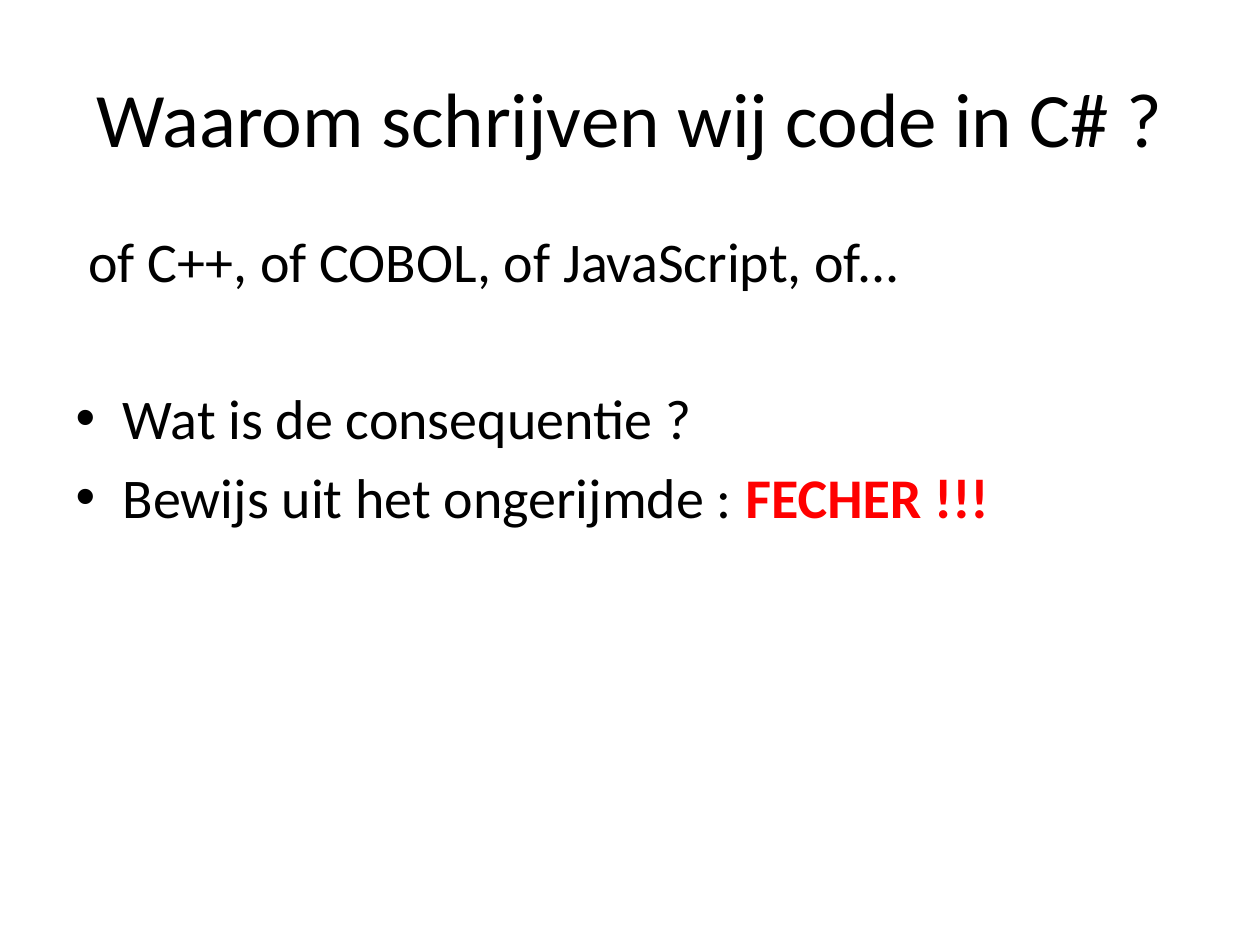
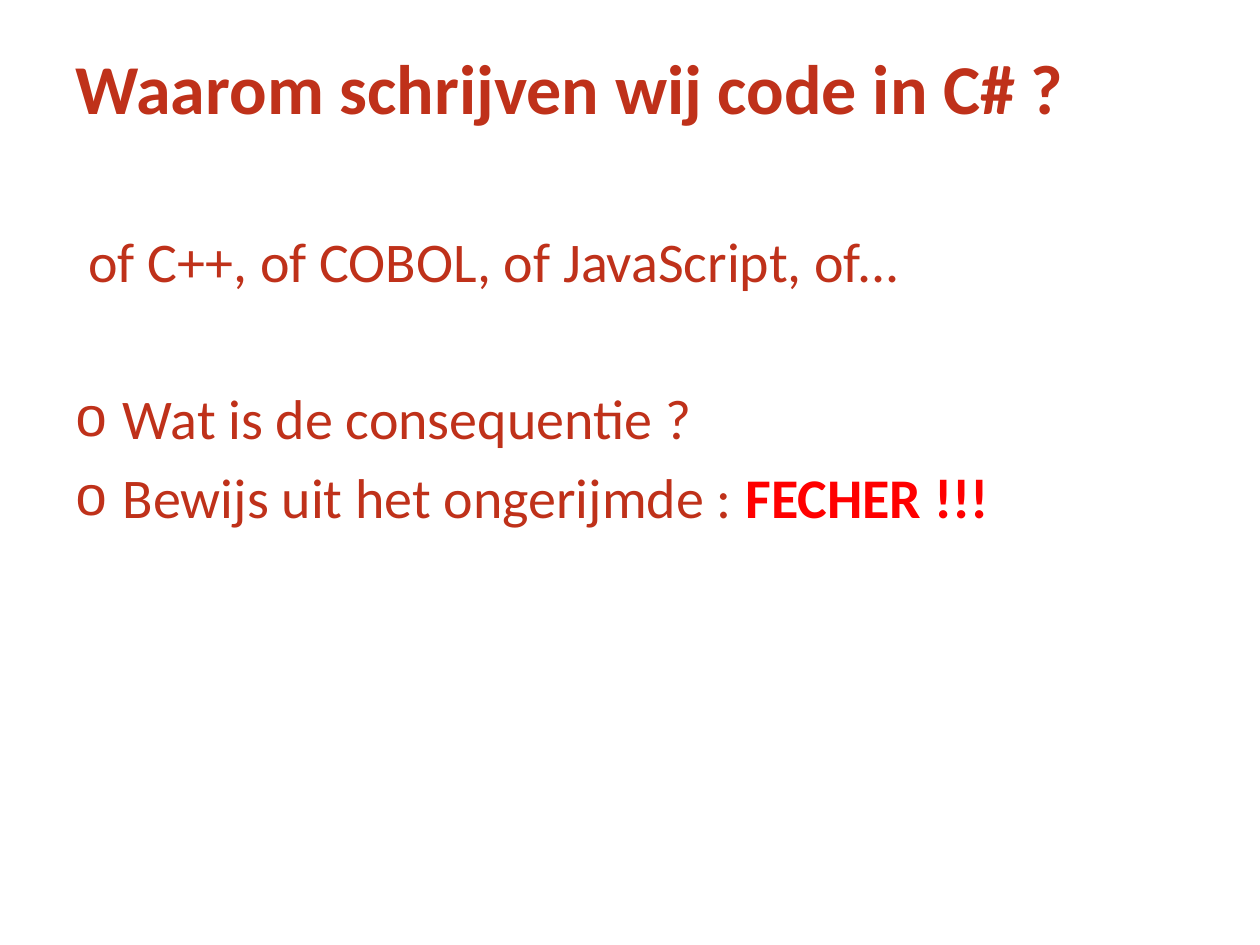
Before and after one commit to WineBewes/CleanCode, a slide deck: slide 6 of Clean Code.pptx. Drawn at 1260x945 pixels with LibreOffice and Linux fonts; fonts in the diff are those of the drawing; background and template pictures are left out. Boxes give left, top, right and bottom in pixels: in the first picture for what was removed or moved away, otherwise in the second. Text is boxed around its words. In the diff, an @@ line names an element or a change of style, - is before the commit and + after.

```diff
--- a/Clean Code.pptx
+++ b/Clean Code.pptx
@@ title "Waarom schrijven wij code in ..." at (76, 65, 1015, 126): size 44 to 40 pt, text colour #000000 to #BF311A, bold on; alignment centre to left; vertical alignment middle to top @@
@@ text "of C++, of COBOL, of ..." at (88, 243, 921, 528): text colour #000000 to #BF311A in "of C++, of COBOL, of JavaScript, of...", "Wat is de consequentie ?", "Bewijs uit het ongerijmde :"; bullet • to o @@
```
Also in this commit, not shown: 19 other slides changed.
